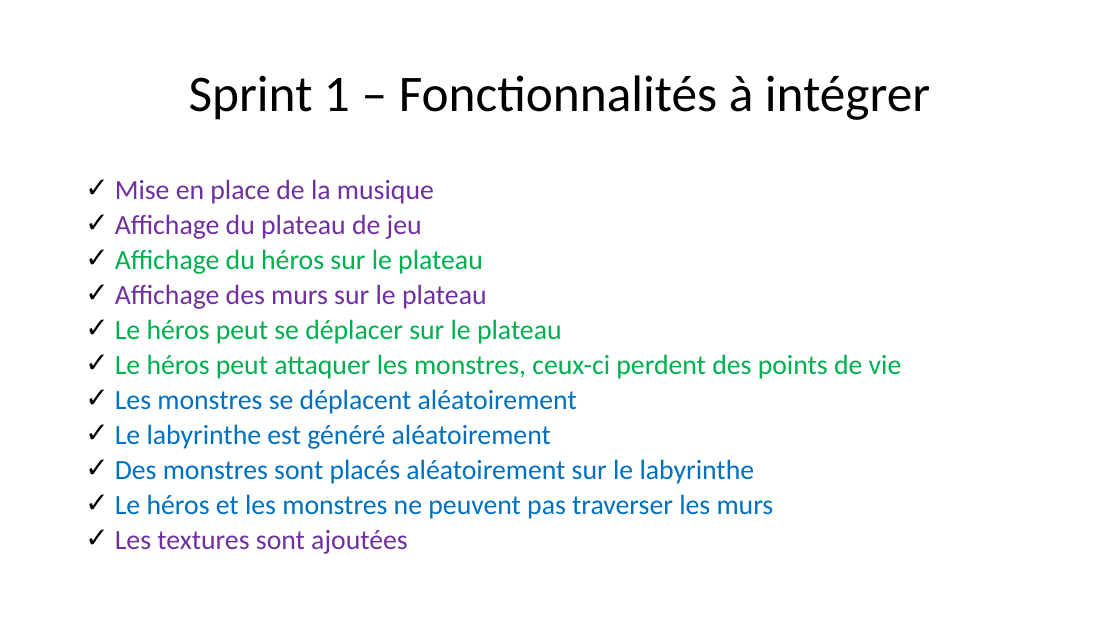
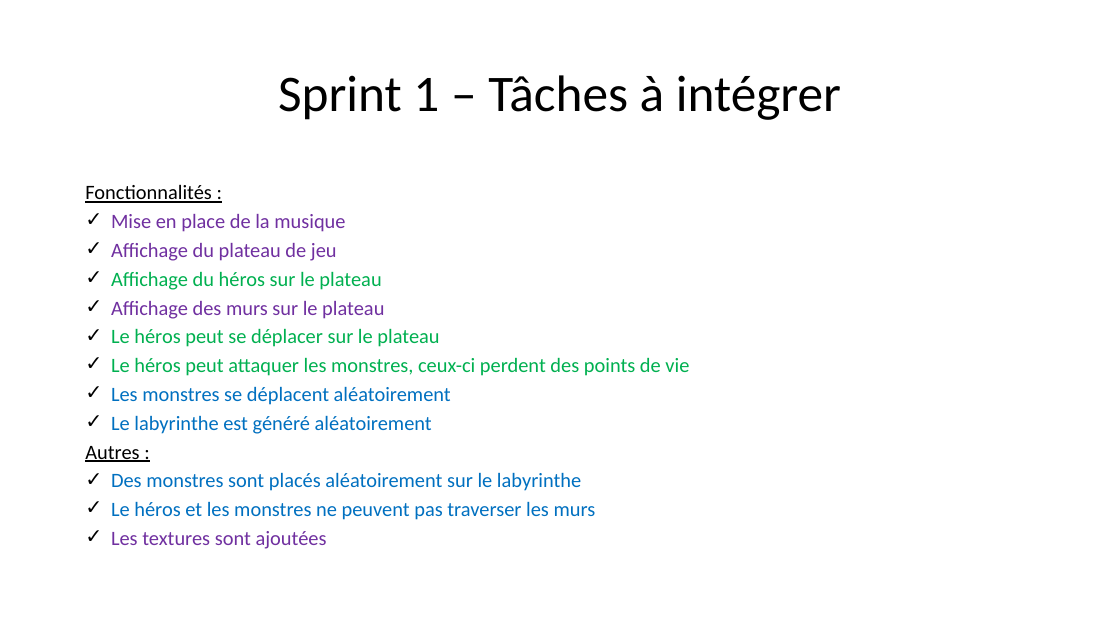
Before and after one commit to HamaraH/projet_labyrinthe, a slide deck: slide 5 of Présentation ACL.pptx. Drawn at 1120x630 pixels with LibreOffice and Linux fonts; fonts in the diff are those of the drawing. Boxes give left, top, right and bottom in pixels: in the first picture for what was removed or moved away, otherwise in the second. Text is boxed around its words. In the diff, an @@ line names an element or a change of style, - is before the commit and + after.

```diff
--- a/Présentation ACL.pptx
+++ b/Présentation ACL.pptx
@@ title at [278,75,841,120]: text changed @@
-Sprint 1 – Fonctionnalités à intégrer
+Sprint 1 – Tâches à intégrer
@@ text at [85,184,212,203]: paragraph added @@
+Fonctionnalités :
@@ text at [111,214,689,549]: size 23.8 to 17.5 pt @@
@@ text at [85,446,139,462]: paragraph added @@
+Autres :
```
Also in this commit, not shown: 6 other slides changed, 1 slide added.
